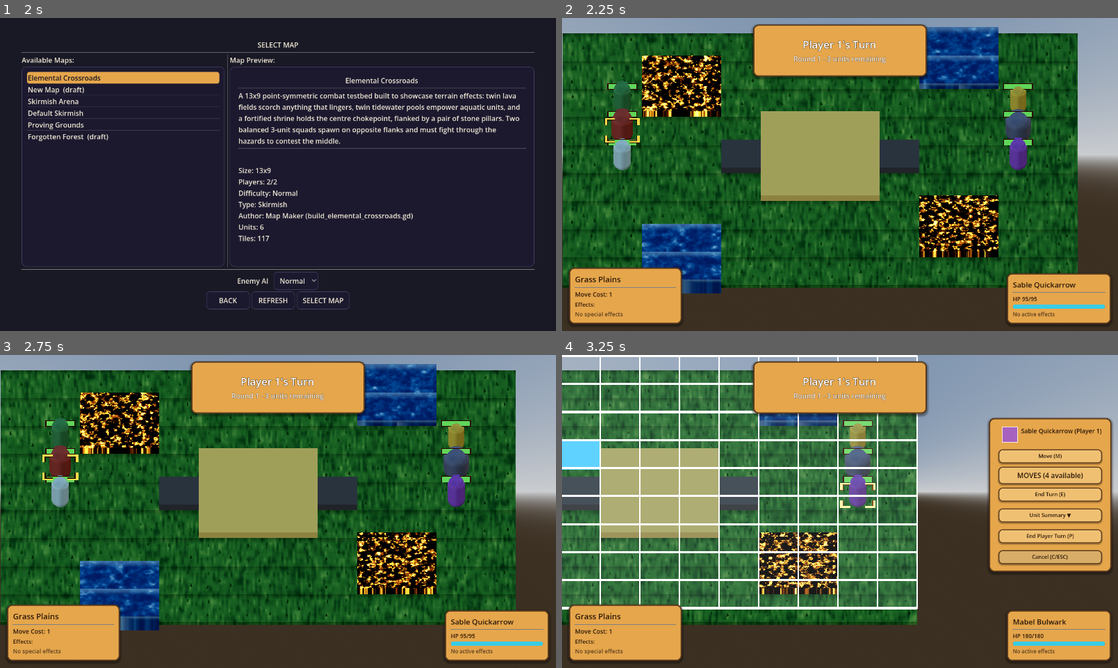
Above: before the commit, frames 1-4 (two rows, left to right).
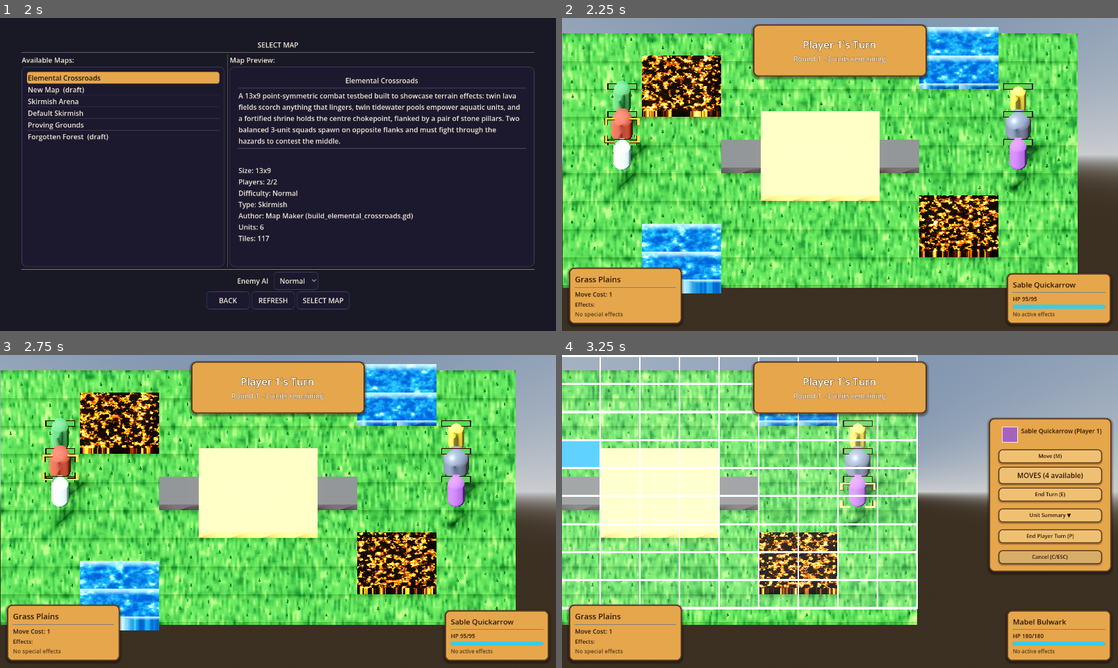
Above: after the commit, the same moments.

Repository: K-ennethA/Conquest
Game: Godot game, scene res://menus/MainMenu.tscn
Two runs of this game, one before a commit and one after it. Both use one fixed random seed, a clock stepped at 60 frames per second and the inputs below.
Inputs (mouse positions are in pixels of both pictures, inside the frame that each line leads up to):
- Up to frame 1 (2 s): click "Single Player" at 0.5 s; click "Traditional Turn System" at 1.25 s
- Up to frame 2 (2.25 s): click "SELECT MAP" at 2 s
- Up to frame 3 (2.75 s): no input
- Up to frame 4 (3.25 s): tap Enter (ui_accept) at 2.75, 3.02 s; move the mouse to (962, 495) at 2.77 s; hold Right (ui_right) from 2.78 s (still down); hold Shift from 2.78 s (still down); click (962, 495) at 2.92 s

Frame 1 is identical in both runs. In frame 2, 67% of the frame differs, in the area x 0-93%, y 2-88%; in frame 3, 66%; in frame 4, 40%.

Commit message:
fix(maps,world): @tool MapResource (editable in creator) + a sun so the map isn't flat
Two player-reported bugs.

- MapResource had no @tool, so the Map Creator (an @tool editor dock) loaded it as a
  PLACEHOLDER instance and any method call failed:
  "Invalid call function 'get_display_info' ... Attempt to call a method on a
  placeholder instance. Check if the script is in tool mode." Marking it @tool (as
  TileResource already is) lets its methods run in the editor, so a saved map loads
  for editing again.

- The GameWorld scene shipped with a WorldEnvironment (sky + tonemap) but NO
  DirectionalLight3D, so the battle was lit by weak ambient alone and looked flat
  and washed out. GameWorldManager._setup_lighting now creates a sun (with shadows)
  on map load and tunes the sun + sky ambient from the map's lighting_preset (a
  field that existed but nothing read). Verified by screenshot: units now cast
  shadows and the scene reads with depth.

Remaining and tracked separately: the grass tile TEXTURE itself is noisy/streaky
(a tile-material art pass, not lighting).

Co-Authored-By: Claude Opus 4.8 <noreply@anthropic.com>

Diff:
--- a/game/maps/resources/MapResource.gd
+++ b/game/maps/resources/MapResource.gd
@@ -1,3 +1,4 @@
+@tool
 extends Resource
 
 class_name MapResource
--- a/game/world/GameWorldManager.gd
+++ b/game/world/GameWorldManager.gd
@@ -203,6 +203,11 @@
 	# wipe -- same engine, different WinCondition list (see _evaluate_game_end).
 	_game_mode_rules = WinConditionLibrary.build_rules(map_resource.victory_conditions)
 
+	# Light the battle: a sun + sky ambient so the 3D map reads with depth and
+	# shadow instead of flat ambient. The scene shipped with a WorldEnvironment but
+	# NO key light, which is why everything looked washed out.
+	_setup_lighting(map_resource)
+
 	# Update GameSettings with map info if available
 	if GameSettings.has_method("set_current_map"):
 		GameSettings.set_current_map(map_resource)
@@ -263,6 +268,51 @@
 	ui_layer.add_child(_unit_hover_panel)
 
 # --- End-of-battle screen ----------------------------------------------------
+
+func _setup_lighting(map_resource: MapResource) -> void:
+	"""Give the battle scene a proper key light + sky ambient so tiles and units read
+	with form and shadow. Older GameWorld scenes carry a WorldEnvironment (sky +
+	tonemap) but no DirectionalLight3D, so the map is lit by weak ambient alone and
+	looks flat. This creates the sun once (reused across map loads) and tunes it +
+	the ambient from the map's lighting_preset -- the field existed but nothing read
+	it. Best-effort: no scene / no environment simply skips."""
+	var scene_root := get_tree().current_scene
+	if scene_root == null:
+		return
+
+	var sun := scene_root.get_node_or_null("Sun") as DirectionalLight3D
+	if sun == null:
+		sun = DirectionalLight3D.new()
+		sun.name = "Sun"
+		scene_root.add_child(sun)
+	# Angled from above-front so faces catch light and cast readable shadows.
+	sun.rotation_degrees = Vector3(-52.0, -38.0, 0.0)
+	sun.shadow_enabled = true
+
+	var sun_color := Color(1.0, 0.96, 0.88)
+	var sun_energy := 1.25
+	var ambient_energy := 0.35
+	match str(map_resource.lighting_preset):
+		"Night":
+			sun_color = Color(0.62, 0.70, 0.95)
+			sun_energy = 0.55
+			ambient_energy = 0.20
+		"Dawn", "Dusk":
+			sun_color = Color(1.0, 0.78, 0.62)
+			sun_energy = 1.0
+			ambient_energy = 0.30
+		_:
+			pass  # Day / Default: the warm values above
+	sun.light_color = sun_color
+	sun.light_energy = sun_energy
+
+	# Sky-sourced ambient so shadowed sides aren't crushed to black.
+	var we := scene_root.get_node_or_null("WorldEnvironment") as WorldEnvironment
+	if we != null and we.environment != null:
+		var env: Environment = we.environment
+		env.ambient_light_source = Environment.AMBIENT_SOURCE_SKY
+		env.ambient_light_energy = ambient_energy
+
 
 func _setup_game_over_screen() -> void:
 	"""Instantiate GameOverScreen and add it to the "UI" CanvasLayer (mirrors
